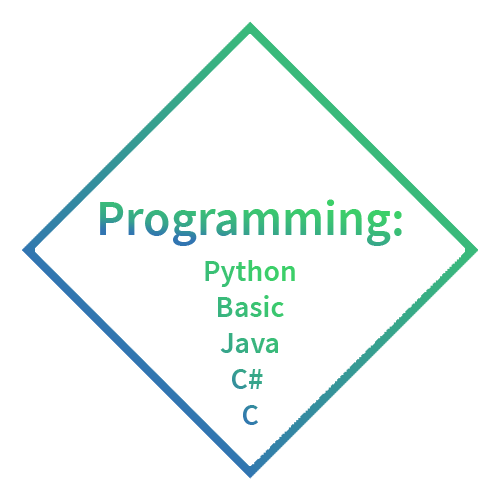
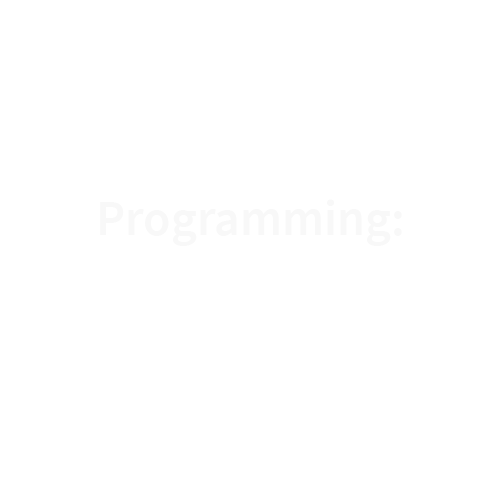
Comparing the layer stacks of the two 500 × 500 images. Changes:
renamed "Python Basic Java C# C" to "Python Java Ruby C++ C", painted on it over [205, 260, 295, 425]
